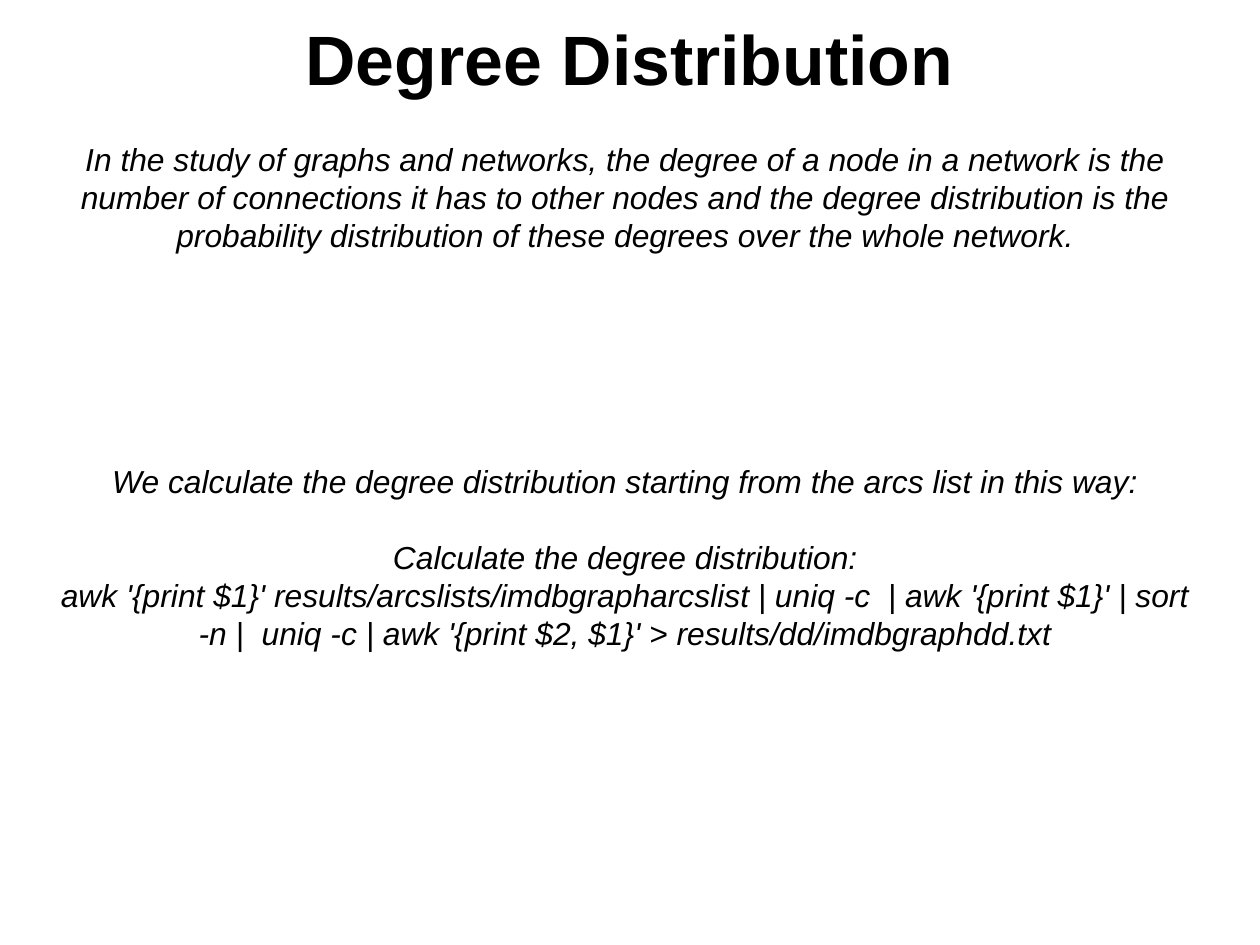
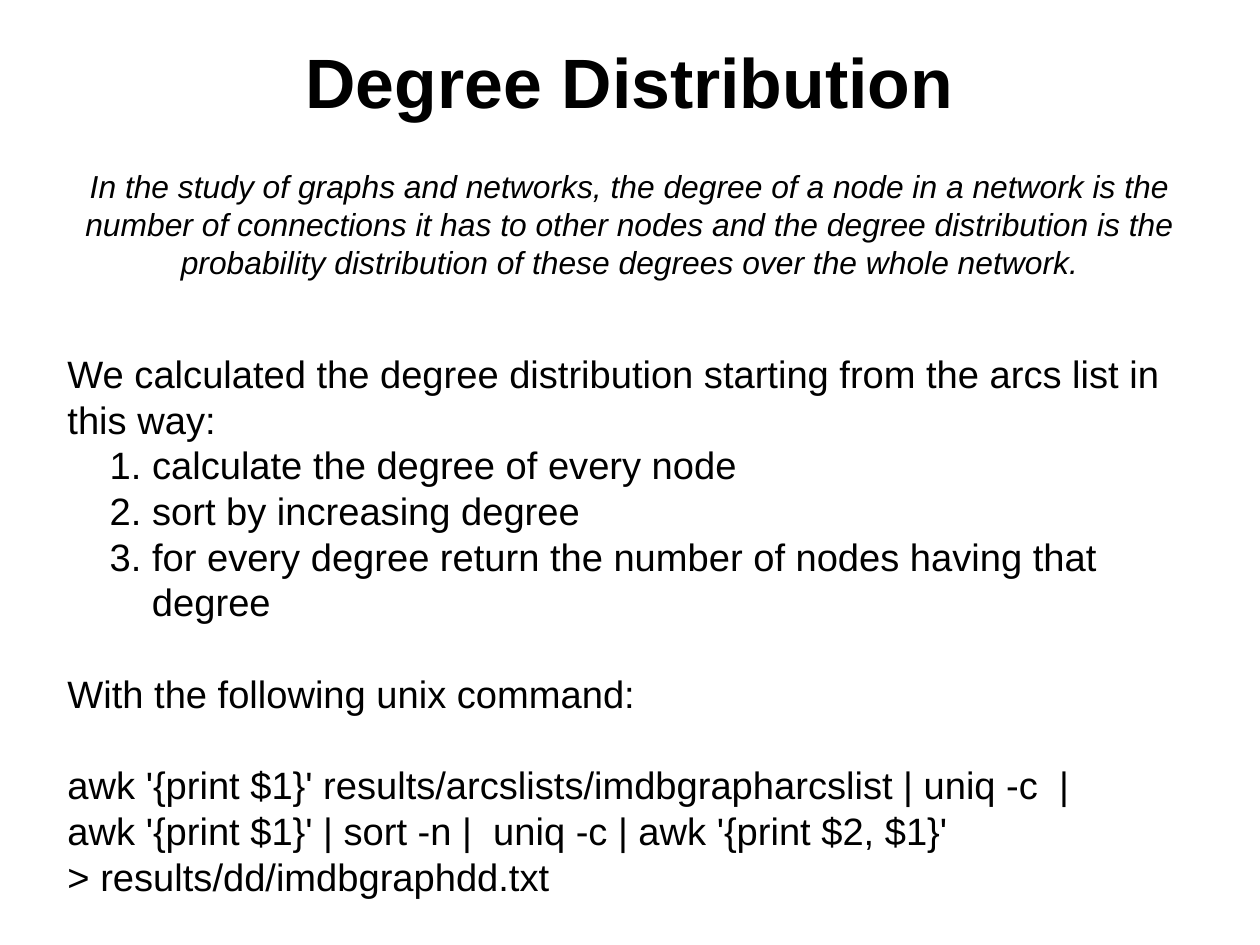
Before and after one commit to mariozz/imdb-collaboration-graph, a slide deck: slide 7 of imdb-collaboration-graph/doc/slides/presentation.odp (slide 8 before the commit). Drawn at 1260x945 pixels with LibreOffice and Linux fonts; fonts in the diff are those of the drawing. Boxes give left, top, right and bottom in pixels: in the first picture for what was removed or moved away, otherwise in the second. Text is boxed around its words. In the diff, an @@ line names an element or a change of style, - is before the commit and + after.

```diff
--- a/imdb-collaboration-graph/doc/slides/presentation.odp
+++ b/imdb-collaboration-graph/doc/slides/presentation.odp
@@ title "Degree Distribution": place and size @@
-title "Degree Distribution" at [306,34,953,99]
+title "Degree Distribution" at [306,57,953,121]
@@ title "In the study of graphs ...": place and size @@
-title "In the study of graphs ..." at [81,148,1168,253]
+title "In the study of graphs ..." at [85,175,1173,280]
@@ title at [67,360,1159,899]: text changed; size 20 to 24 pt; italic off @@
-We calculate the degree distribution starting from the arcs list in this way:
-Calculate the degree distribution:
-awk '{print $1}' results/arcslists/imdbgrapharcslist | uniq -c | awk '{print $1}' | sort -n | uniq -c | awk '{print $2, $1}' > results/dd/imdbgraphdd.txt
+We calculated the degree distribution starting from the arcs list in this way:
+1. calculate the degree of every node
+2. sort by increasing degree
+3. for every degree return the number of nodes having that degree
+With the following unix command:
+awk '{print $1}' results/arcslists/imdbgrapharcslist | uniq -c |
+awk '{print $1}' | sort -n | uniq -c | awk '{print $2, $1}'
+> results/dd/imdbgraphdd.txt
```
Also in this commit, not shown: 4 other slides changed, 8 slides added, 6 slides removed, 5 other files.
